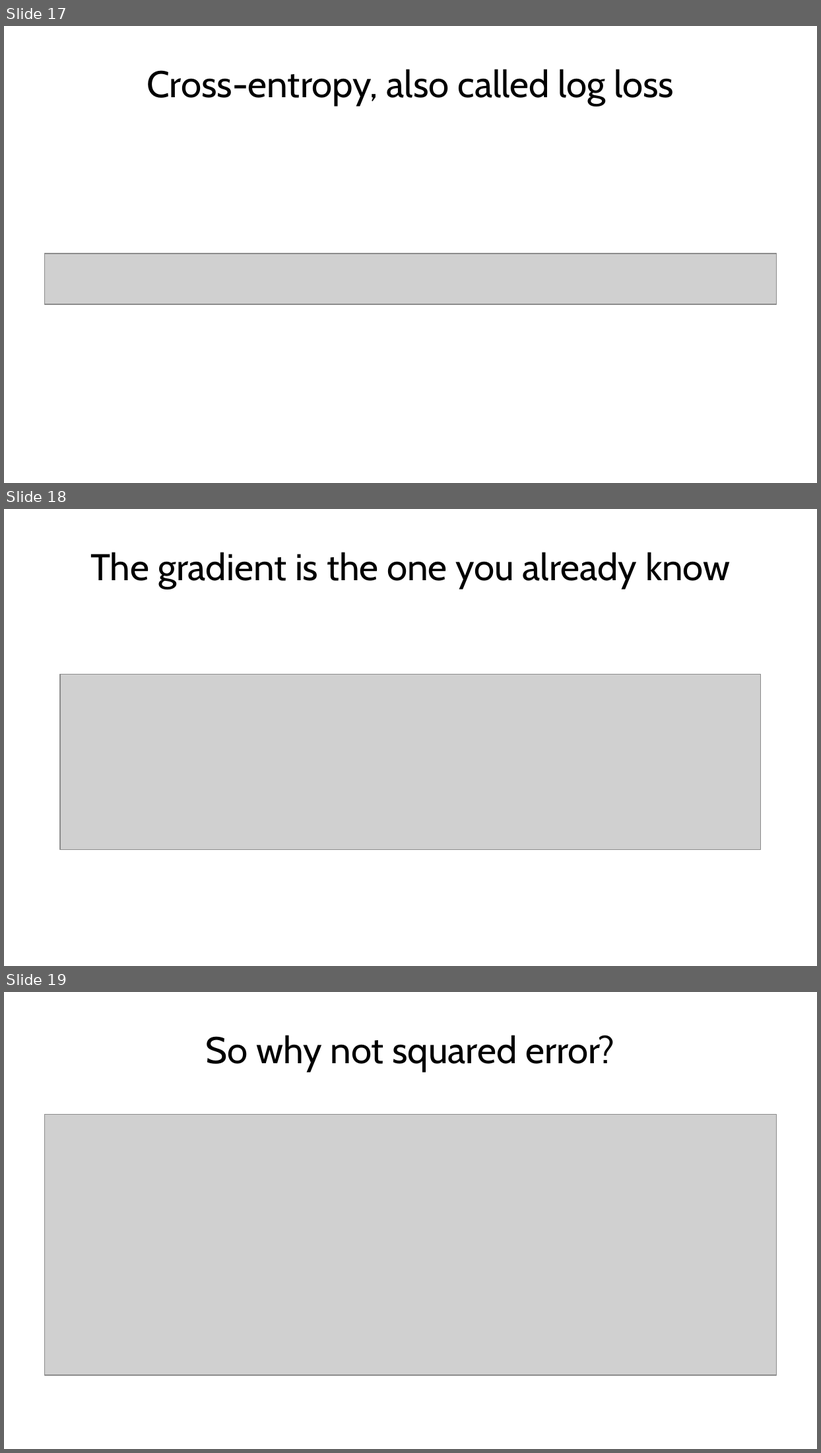
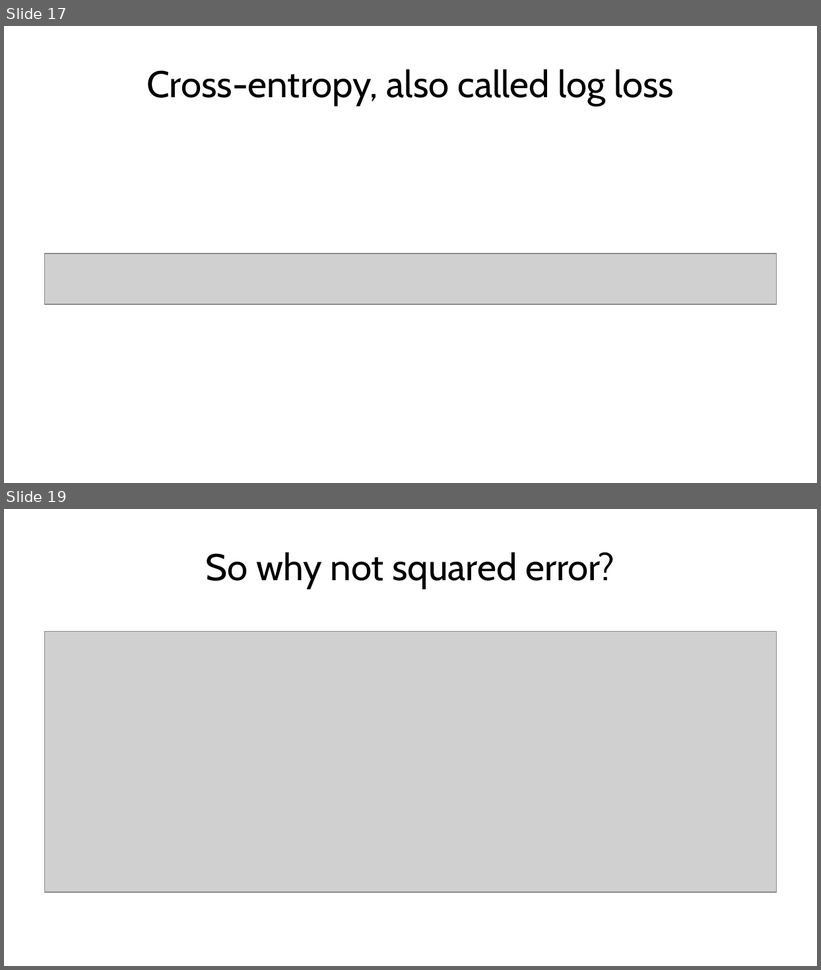
Before and after one commit to fabioantonini/technologies-for-artificial-intelligence, a slide deck: Lessons/04_classification_and_metrics/Slides/classification_and_metrics_slides.pptx. Shown one above the other, each under a label of ours: slides 17, 18 and 19 before the commit, slides 17 and 19 after it; the slides between them are not shown. The pictures are 821x1453 and 821x970 pixels, drawn with LibreOffice and Linux fonts; fonts in the diff are those of the drawing; grey boxes stand for pictures; background and template pictures are left out. Boxes give left, top, right and bottom in pixels: in the first picture for what was removed or moved away, otherwise in the second. Text is boxed around its words. In the diff, an @@ line names an element or a change of style, - is before the commit and + after.

```diff
--- a/Lessons/04_classification_and_metrics/Slides/classification_and_metrics_slides.pptx
+++ b/Lessons/04_classification_and_metrics/Slides/classification_and_metrics_slides.pptx
@@ slide 18 removed at [4, 509, 817, 966], background #FFFFFF @@
@@ title removed at [90, 552, 731, 589] @@
-The gradient is the one you already know
@@ picture removed at [60, 675, 761, 850] @@
```
Also in this commit, not shown: 3 slides changed, 1 slide added, 9 other files.
